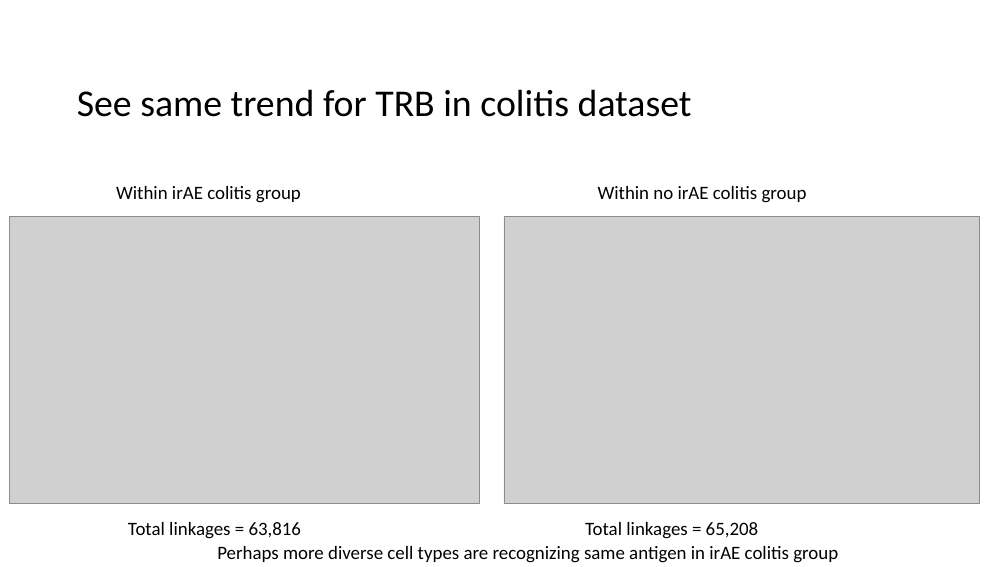
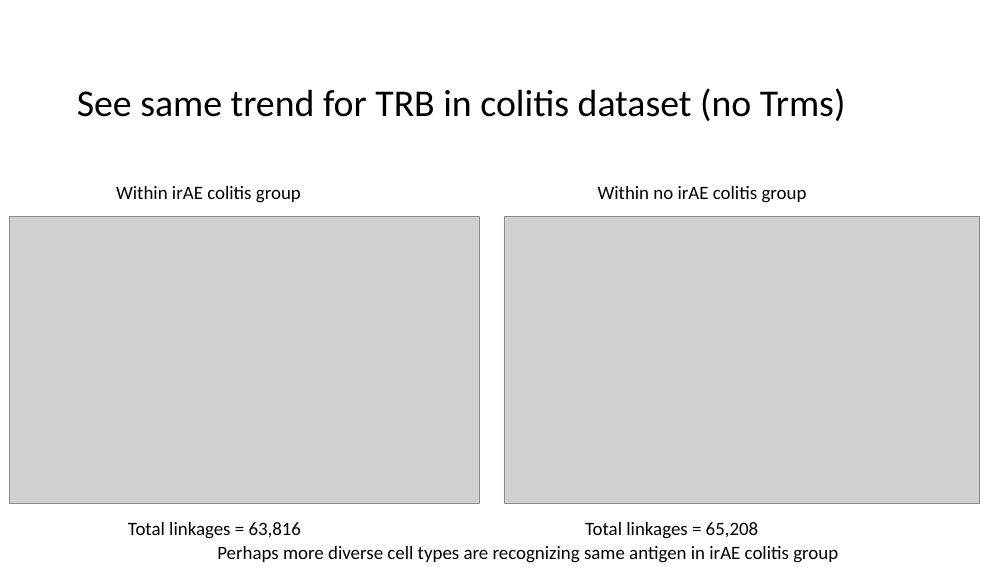
Before and after one commit to tybottorff/bottorffdocs, a slide deck: slide 6 of linsley_postdoc/presentations/weekly_meetings/1_25_24.pptx (slide 4 before the commit). Drawn at 1008x567 pixels with LibreOffice and Linux fonts; fonts in the diff are those of the drawing; grey boxes stand for pictures. Boxes give left, top, right and bottom in pixels: in the first picture for what was removed or moved away, otherwise in the second. Text is boxed around its words. In the diff, an @@ line names an element or a change of style, - is before the commit and + after.

```diff
--- a/linsley_postdoc/presentations/weekly_meetings/1_25_24.pptx
+++ b/linsley_postdoc/presentations/weekly_meetings/1_25_24.pptx
@@ title at [77,88,846,121]: text changed @@
-See same trend for TRB in colitis dataset
+See same trend for TRB in colitis dataset (no Trms)
```
Also in this commit, not shown: 3 other slides changed, 3 slides added.
